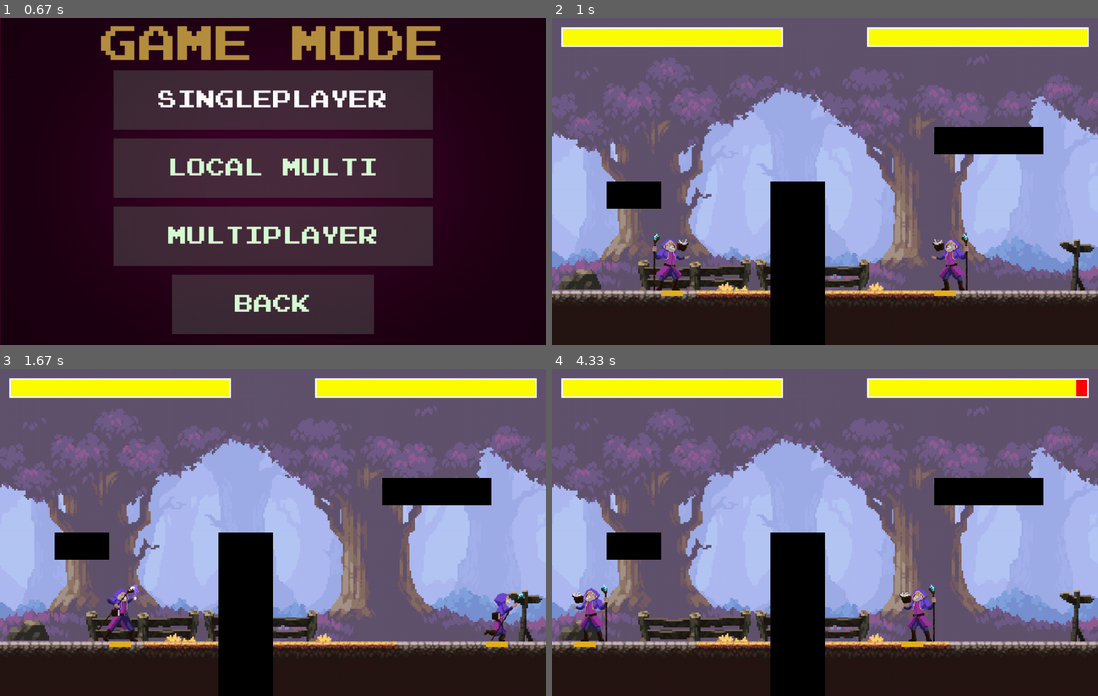
Above: before the commit, frames 1-4 (two rows, left to right).
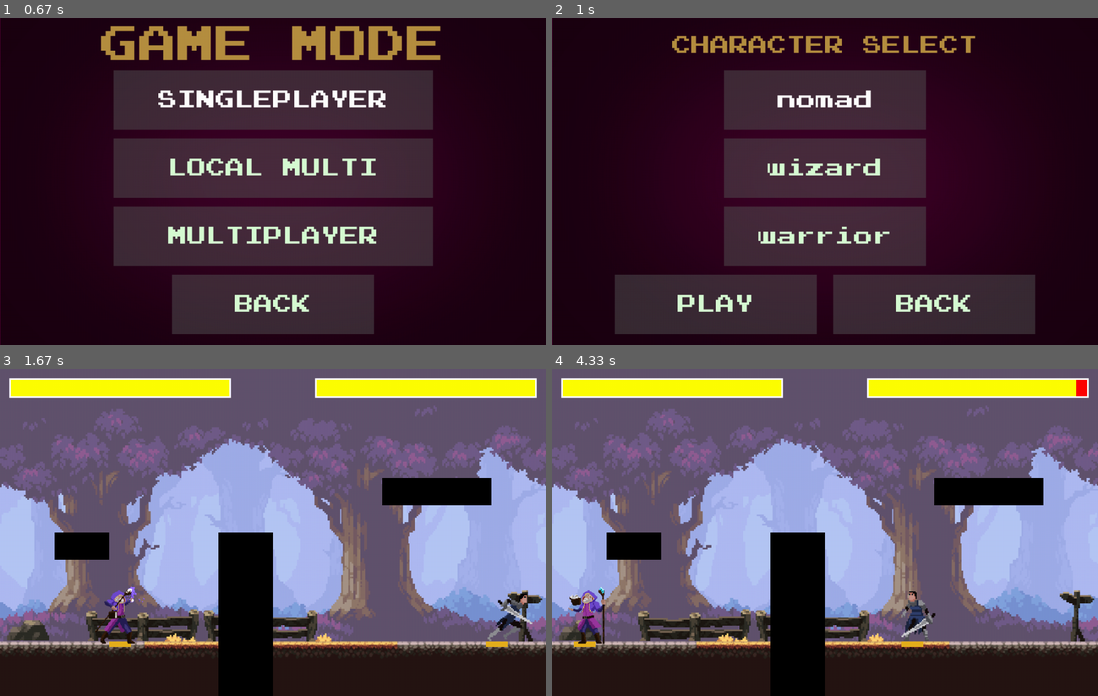
Above: after the commit, the same moments.

Repository: michaelc445/street-fighter-pygame
Game: pygame game, started from game/main.py
The game is run twice, just before and just after one commit, with the same random seed, the same clock (stepped at 60 frames per second) and the same inputs.
Inputs (mouse positions are in pixels of both pictures, inside the frame that each line leads up to):
- Up to frame 1 (0.67 s): click "PLAY" at 0.38 s
- Up to frame 2 (1 s): click "SINGLEPLAYER" at 0.72 s
- Up to frame 3 (1.67 s): click (163, 653) at 1.05 s, where only the run after the commit has a clickable "PLAY"; hold T from 1.33 s (still down); hold Right from 1.33 s (still down); move the mouse to (273, 552) at 1.37 s
- Up to frame 4 (4.33 s): release T at 1.8 s; release Right at 1.8 s; hold R 1.83-2.3 s; hold Right 1.83-2.3 s; hold D 1.83-2.3 s; hold Right 2.33-2.8 s; hold D 2.33-2.8 s; hold Up 2.83-3.13 s; hold W 2.83-3.13 s; tap T at 2.98 s; hold Right 3.17-3.63 s; hold D 3.17-3.63 s; hold Left 3.67-4.2 s; hold A 3.67-4.2 s

Frame 1 is identical in both runs. In frame 2, 94% of the frame differs, in the area x 0-100%, y 0-100%; in frame 3, 1.1%; in frame 4, 1.4%.

Commit message:
added 2 characters, added character select screen

Diff:
--- a/game/fighter.py
+++ b/game/fighter.py
@@ -3,21 +3,14 @@
 #from proto import game_pb2 as pb
 
 class Fighter():
-    wizardData = ["assets/wizard pack/", 231, 190, 7]
-
-    def __init__(self, player, x, y, width, height, flip, punch_sound, projectile_sound, hit_sound, data, spriteSheet,
-                 animationSteps):
-        self.sizeX = data[0]
-        self.sizeY = data[1]
-        self.scale = data[2]
-        self.offset = data[3]
-        self.animationSteps = animationSteps
-        self.animationList = self.loadImages(spriteSheet, animationSteps)
+    #wizardData = ["assets/wizard/", 231, 190, 7]
+
+    def __init__(self, player, x, y, width, height, flip, punch_sound, projectile_sound, hit_sound, state):
         # self.animationList = self.loadImages(spriteSheet, 5)
         self.updateFrame = pygame.time.get_ticks()
         self.action = 0  # 0=idle, 1=attack1, 2=attack2, 3=dying, 4=running, 5=jumping, 6=falling, 7=hit
         self.frame = 0
-        self.img = self.animationList[self.action][self.frame]
+        self.state = state
         self.player = player
         self.flip = flip
         self.rect = pygame.Rect((x, y, width, height))
@@ -42,6 +35,44 @@
         self.player2_controls = {"left": pygame.K_LEFT, "right": pygame.K_RIGHT, "jump": pygame.K_UP,
                                  "attack1": pygame.K_n, "attack2": pygame.K_m, "block": pygame.K_DOWN}
 
+
+        #load wizard sheet
+        self.wizardSheet = pygame.image.load("assets/wizard/wizard_spritesheet.png")
+        #load nomad sheet
+        self.nomadSheet = pygame.image.load("assets/nomad/nomad_spritesheet.png")
+        #load warrior sheet
+        self.warriorSheet = pygame.image.load("assets/warrior/warrior_spritesheet.png")
+
+
+        if self.state == 0:
+            self.spriteSheet = self.wizardSheet
+            self.sizeX = self.wizardSheetX = 231
+            self.sizeY = self.wizardSheetY = 190
+            self.scale = self.wizardScale = 1.2
+            self.offset = [100, 55]
+            self.animationSteps = [5, 7, 7, 6, 7, 1, 1, 3]
+            self.animationList = self.loadImages(self.wizardSheet, self.animationSteps)
+            self.img = self.animationList[self.action][self.frame]
+        elif self.state == 1:
+            self.spriteSheet = self.nomadSheet
+            self.sizeX = self.nomadSheetX = 126
+            self.sizeY = self.nomadSheetY = 126
+            self.scale = self.nomadScale = 2.2
+            self.offset = [55, 35]
+            self.animationSteps = [10, 7, 6, 11, 8, 3, 3, 3]
+            self.animationList = self.loadImages(self.nomadSheet, self.animationSteps)
+            self.img = self.animationList[self.action][self.frame]
+        elif self.state == 2:
+            self.spriteSheet = self.warriorSheet
+            self.sizeX = self.warriorSheetX = 135
+            self.sizeY = self.warriorSheetY = 135
+            self.scale = self.warriorScale = 2.4
+            self.offset = [55, 45]
+            self.animationSteps = [10, 4, 4, 9, 6, 2, 2, 3]
+            self.animationList = self.loadImages(self.warriorSheet, self.animationSteps)
+            self.img = self.animationList[self.action][self.frame]
+
+
     def loadImages(self, spriteSheet, animationSteps):
         # extract images from sprite sheet
         y = 0
@@ -95,7 +126,7 @@
                     self.projectiles.remove(projectile)
 
     def frameUpdate(self):
-        animationTime = 150
+        animationTime = 100
         if self.running:
             animationTime = 25
             self.actionUpdate(4)
@@ -111,7 +142,7 @@
                 self.actionUpdate(2)
         if not self.running and not self.jump and not self.attacking:
             self.actionUpdate(0)
-        print(self.frame)
+        #print(self.frame)
 
         # if self.frame >= self.animationSteps[self.action]:
         #     self.frame = 0
@@ -161,7 +192,7 @@
 
         #draw player
         img = pygame.transform.flip(self.img, self.flip, False)
-        surface.blit(img, (self.rect.x - self.offset[0], self.rect.y - self.offset[1]))
+        surface.blit(img, (self.rect.x - self.offset[0] * self.scale, self.rect.y - self.offset[1] * self.scale))
 
     def loadSprites(self):
         pass
@@ -277,6 +308,34 @@
             self.dy = screen_height - 100 - self.rect.bottom
             self.jump = False
 
+    def change(self, state):
+        if state == "wizard":
+            self.spriteSheet = self.wizardSheet
+            self.sizeX = self.wizardSheetX = 231
+            self.sizeY = self.wizardSheetY = 190
+            self.scale = self.wizardScale = 1.2
+            self.offset = [100, 55]
+            self.animationSteps = [5, 7, 7, 6, 7, 1, 1, 3]
+            self.animationList = self.loadImages(self.wizardSheet, self.animationSteps)
+            self.img = self.animationList[self.action][self.frame]
+        elif state == "nomad":
+            self.spriteSheet = self.nomadSheet
+            self.sizeX = self.nomadSheetX = 126
+            self.sizeY = self.nomadSheetY = 126
+            self.scale = self.nomadScale = 2.2
+            self.offset = [55, 35]
+            self.animationSteps = [10, 7, 6, 11, 8, 3, 3, 3]
+            self.animationList = self.loadImages(self.nomadSheet, self.animationSteps)
+            self.img = self.animationList[self.action][self.frame]
+        elif state == "warrior":
+            self.spriteSheet = self.warriorSheet
+            self.sizeX = self.warriorSheetX = 135
+            self.sizeY = self.warriorSheetY = 135
+            self.scale = self.warriorScale = 2.4
+            self.offset = [55, 45]
+            self.animationSteps = [10, 4, 4, 9, 6, 2, 2, 3]
+            self.animationList = self.loadImages(self.warriorSheet, self.animationSteps)
+            self.img = self.animationList[self.action][self.frame]
 
 class OnlineFighter(Fighter):
 
--- a/game/main.py
+++ b/game/main.py
@@ -538,7 +538,7 @@
             if event.type == pygame.MOUSEBUTTONDOWN:
                 if single_player.checkForInput(mouse):
                     pygame.display.set_caption("Single Player")
-                    game_loop()
+                    menu_char()
                 if local.checkForInput(mouse):
                     pygame.display.set_caption("Local Multiplayer")
                     game_loop()
@@ -555,7 +555,56 @@
 
         pygame.display.update()
 
-
+#character select menu
+def menu_char():
+    while True:
+        menu_scaled = pygame.transform.scale(menu_bg, (SCREEN_WIDTH, SCREEN_HEIGHT))
+        screen.blit(menu_scaled, (0, 0))
+        mouse = pygame.mouse.get_pos()
+
+        text = font(35).render("CHARACTER SELECT", True, "#b68f40")
+        rect = text.get_rect(center=(500, 50))
+        screen.blit(text, rect)
+        play = Button(image=pygame.image.load("assets/menu/medium.png"), pos=(300, 525),
+                        text_input="PLAY", font=font(35), base_color="#d7fcd4", hovering_color="White")
+        wizard = Button(image=pygame.image.load("assets/menu/medium.png"), pos=(500, 275),
+                        text_input="wizard", font=font(35), base_color="#d7fcd4", hovering_color="White")
+        warrior = Button(image=pygame.image.load("assets/menu/medium.png"), pos=(500, 400),
+                        text_input="warrior", font=font(35), base_color="#d7fcd4", hovering_color="White")
+        nomad = Button(image=pygame.image.load("assets/menu/medium.png"), pos=(500, 150),
+                        text_input="nomad", font=font(35), base_color="#d7fcd4", hovering_color="White")
+
+        back = Button(image=pygame.image.load("assets/menu/medium.png"), pos=(700, 525),
+                      text_input="BACK", font=font(35), base_color="#d7fcd4", hovering_color="White")
+
+        for button in [back, play, wizard, warrior, nomad]:
+            button.changeColor(mouse)
+            button.update(screen)
+
+        for event in pygame.event.get():
+            if event.type == pygame.QUIT:
+                pygame.quit()
+                sys.exit()
+            if event.type == pygame.KEYDOWN:
+                if event.key == pygame.K_ESCAPE:
+                    pygame.quit()
+                    sys.exit()
+            if event.type == pygame.MOUSEBUTTONDOWN:
+                #make it so that when you click play, it goes to the game loop
+                if play.checkForInput(mouse):
+                    pygame.display.set_caption("Game")
+                    game_loop()
+                if back.checkForInput(mouse):
+                    pygame.display.set_caption("Main Menu")
+                    main_menu()
+                if wizard.checkForInput(mouse):
+                    fighter_1.change("wizard")
+                if warrior.checkForInput(mouse):
+                    fighter_1.change("warrior")
+                if nomad.checkForInput(mouse):
+                    fighter_1.change("nomad")
+
+        pygame.display.update()
 
 # main menu
 def main_menu():
@@ -609,7 +658,7 @@
 if __name__ == "__main__":
     mixer.init
     pygame.init()
-
+    fighter_1 = None
     # create game window
     SCREEN_WIDTH = 1000
     SCREEN_HEIGHT = 600
@@ -641,24 +690,8 @@
     projectile_fx.set_volume(0.5)
     hit_fx.set_volume(0.5)
 
-    #spritesheets
-    wizardSheet = pygame.image.load("assets/wizard/wizard_spritesheet.png").convert_alpha()
-    #wizardIdle = pygame.image.load("assets/wizard pack/Idle.png").convert_alpha()
-    #wizardSheet = [wizardIdle]
-    wizardAnimationSteps = [5, 7, 7, 6, 7, 1, 1, 3]
-    #wizardAnimationSteps = [5]
-    # define fighter variables
-    wizardSheetX = 231
-    wizardSheetY = 190
-    wizardScale = 1.2
-    wizardOffset = [115, 70]
-    wizardData = [wizardSheetX,wizardSheetY,wizardScale, wizardOffset]
-
-
-
-    # create fighters
-    fighter_1 = Fighter(1, 200, 310, 40, 100, False, punch_fx, projectile_fx, hit_fx, wizardData, wizardSheet, wizardAnimationSteps)
-    fighter_2 = Fighter(2, 700, 310, 40, 100, True, punch_fx, projectile_fx, hit_fx, wizardData,wizardSheet, wizardAnimationSteps)
+    fighter_1 = Fighter(1, 200, 310, 40, 100, False, punch_fx, projectile_fx, hit_fx, 0)
+    fighter_2 = Fighter(2, 700, 310, 40, 100, True, punch_fx, projectile_fx, hit_fx, 2)
 
     # animate fighters
     # fighter_1.frameUpdate()
Binary file added: game/assets/nomad/Preview.png
Binary file added: game/assets/nomad/Sprite/Attack1.png
Binary file added: game/assets/nomad/Sprite/Attack2.png
Binary file added: game/assets/nomad/Sprite/Attack3.png
Binary file added: game/assets/nomad/Sprite/Death.png
Binary file added: game/assets/nomad/Sprite/Going Down.png
Binary file added: game/assets/nomad/Sprite/Going Up.png
Binary file added: game/assets/nomad/Sprite/Idle.png
Binary file added: game/assets/nomad/Sprite/Run.png
Binary file added: game/assets/nomad/Sprite/Take Hit.png
Binary file added: game/assets/nomad/nomad_spritesheet.png
Not shown, added: game/assets/warrior/License.txt
(and 11 more such lines)
